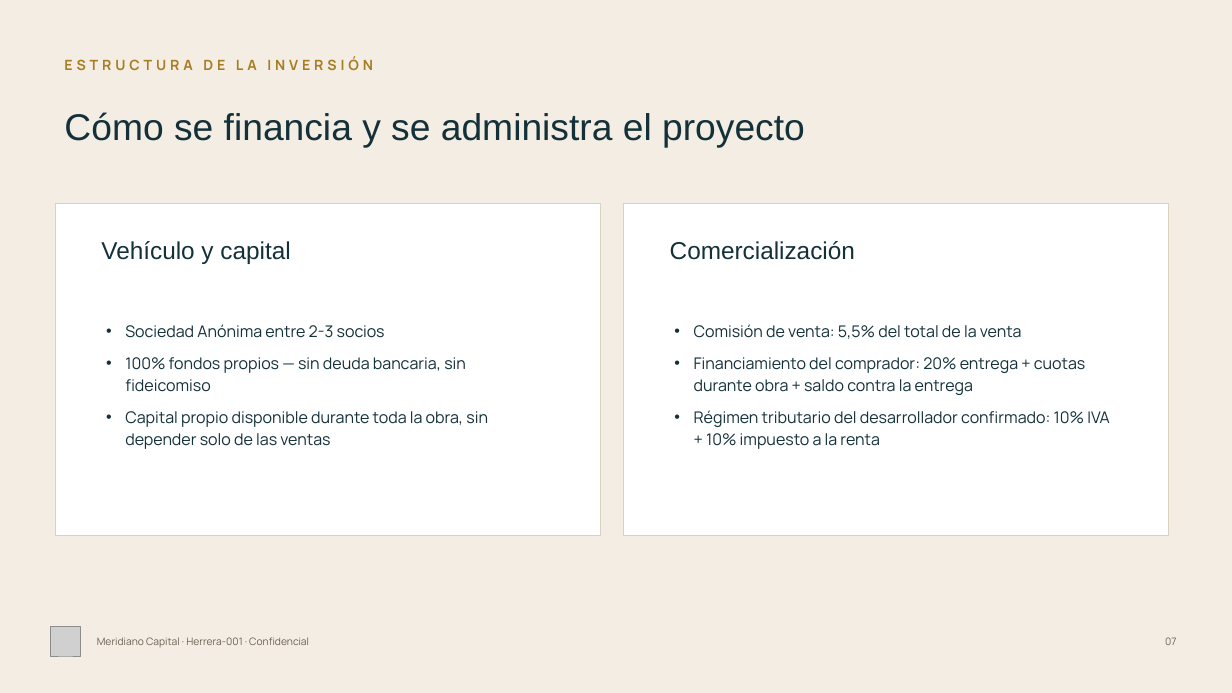
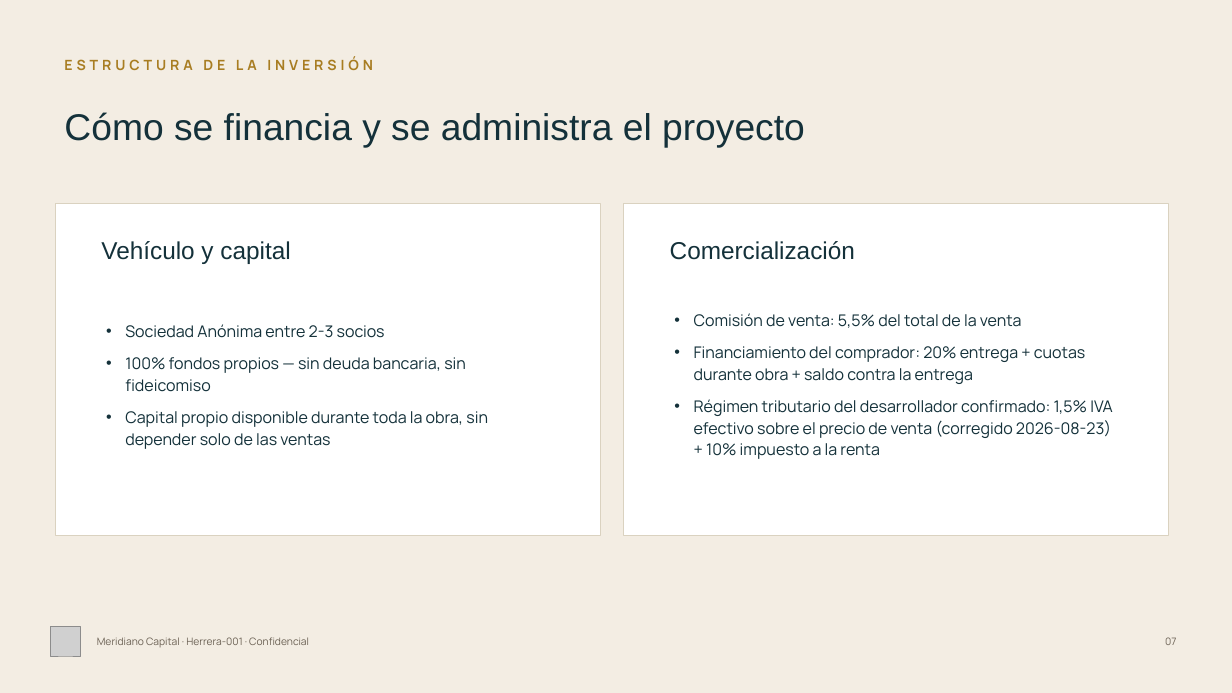
Before and after one commit to juanjosecastillo608/Meridiano-Capital, a slide deck: slide 7 of contracts/cases/HERRERA-001/entregables/HERRERA-001_Presentacion_Inversores.pptx. Drawn at 1232x693 pixels with LibreOffice and Linux fonts; fonts in the diff are those of the drawing; grey boxes stand for pictures. Boxes give left, top, right and bottom in pixels: in the first picture for what was removed or moved away, otherwise in the second. Text is boxed around its words. In the diff, an @@ line names an element or a change of style, - is before the commit and + after.

```diff
--- a/contracts/cases/HERRERA-001/entregables/HERRERA-001_Presentacion_Inversores.pptx
+++ b/contracts/cases/HERRERA-001/entregables/HERRERA-001_Presentacion_Inversores.pptx
@@ text at bbox=[694, 399, 1112, 459]: text changed @@
-• Régimen tributario del desarrollador confirmado: 10% IVA + 10% impuesto a la renta
+• Régimen tributario del desarrollador confirmado: 1,5% IVA efectivo sobre el precio de venta (corregido 2026-08-23) + 10% impuesto a la renta
```
Also in this commit, not shown: 1 other slide changed, 29 other files.
